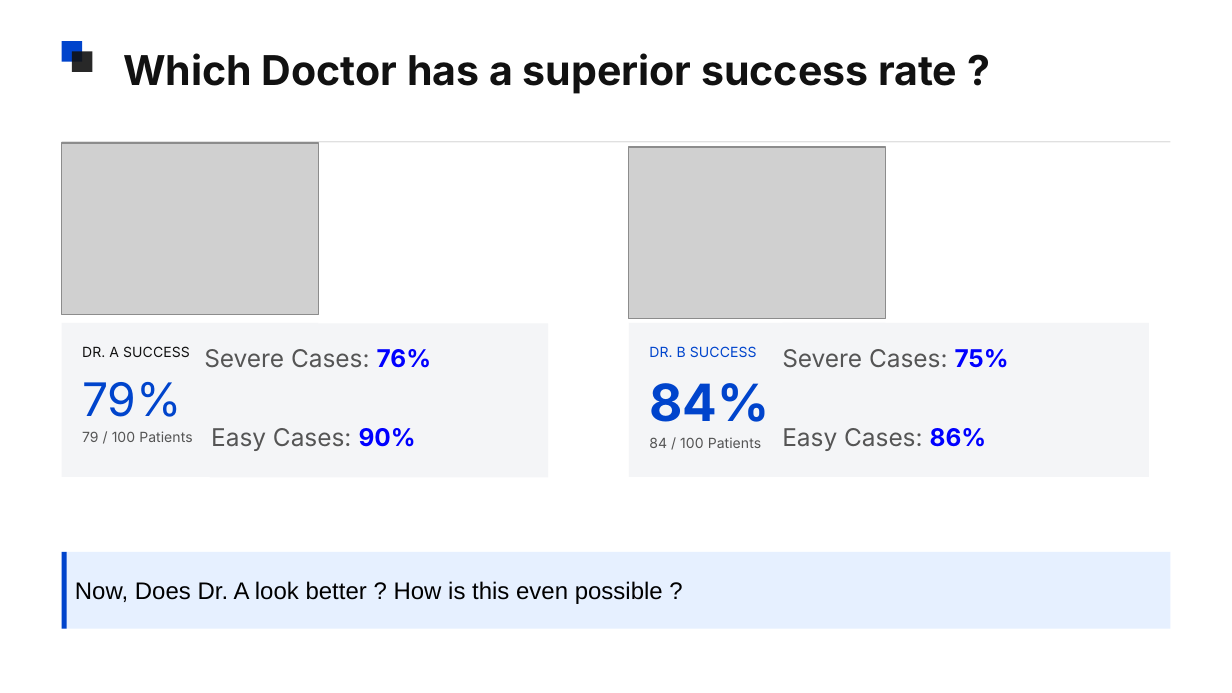
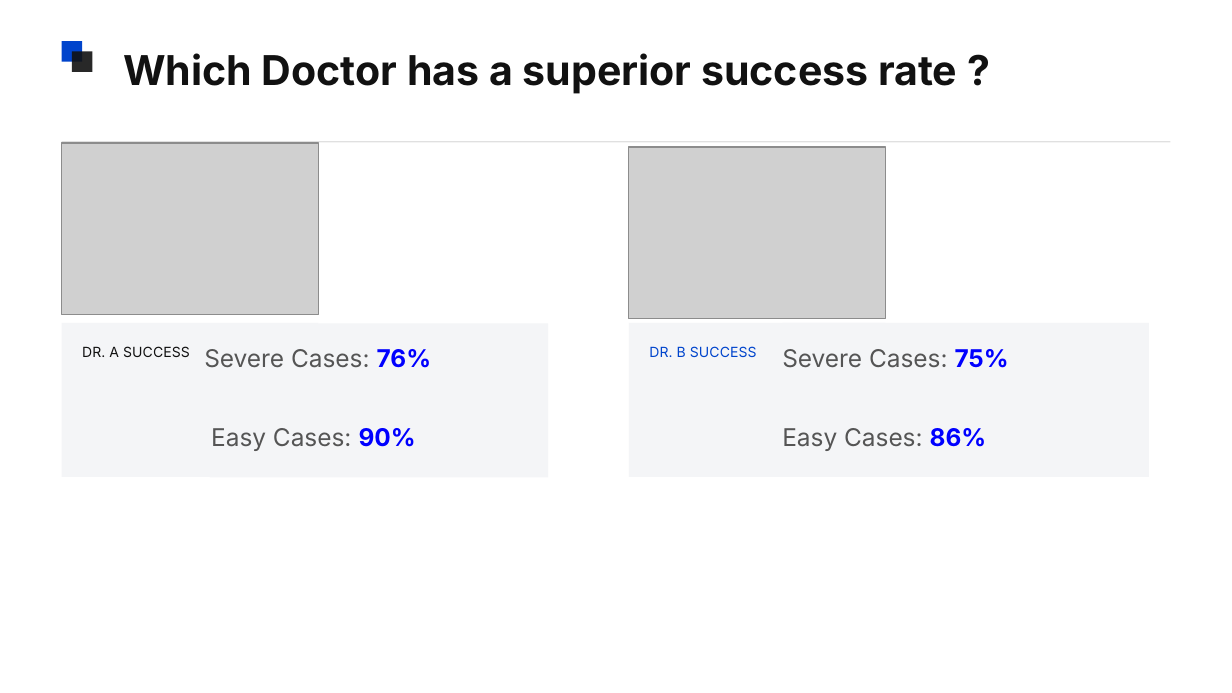
Before and after one commit to brinda-25/workshop, a slide deck: slide 3 of Day2/Data_Science_Interview_Mastery.pptx (slide 6 before the commit). Drawn at 1232x693 pixels with LibreOffice and Linux fonts; fonts in the diff are those of the drawing; grey boxes stand for pictures. Boxes give left, top, right and bottom in pixels: in the first picture for what was removed or moved away, otherwise in the second. Text is boxed around its words. In the diff, an @@ line names an element or a change of style, - is before the commit and + after.

```diff
--- a/Day2/Data_Science_Interview_Mastery.pptx
+++ b/Day2/Data_Science_Interview_Mastery.pptx
@@ text at <box>82,382,192,442</box>: paragraphs removed @@
-79%
-79 / 100 Patients
@@ text at <box>649,437,761,448</box>: paragraphs removed @@
-84%
-84 / 100 Patients
@@ rectangle removed at <box>62,552,1170,628</box> @@
-Now, Does Dr. A look better ? How is this even possible ?
@@ rectangle removed at <box>62,552,67,628</box> @@
```
Also in this commit, not shown: 7 other slides changed, 2 slides added, 1 slide removed.
